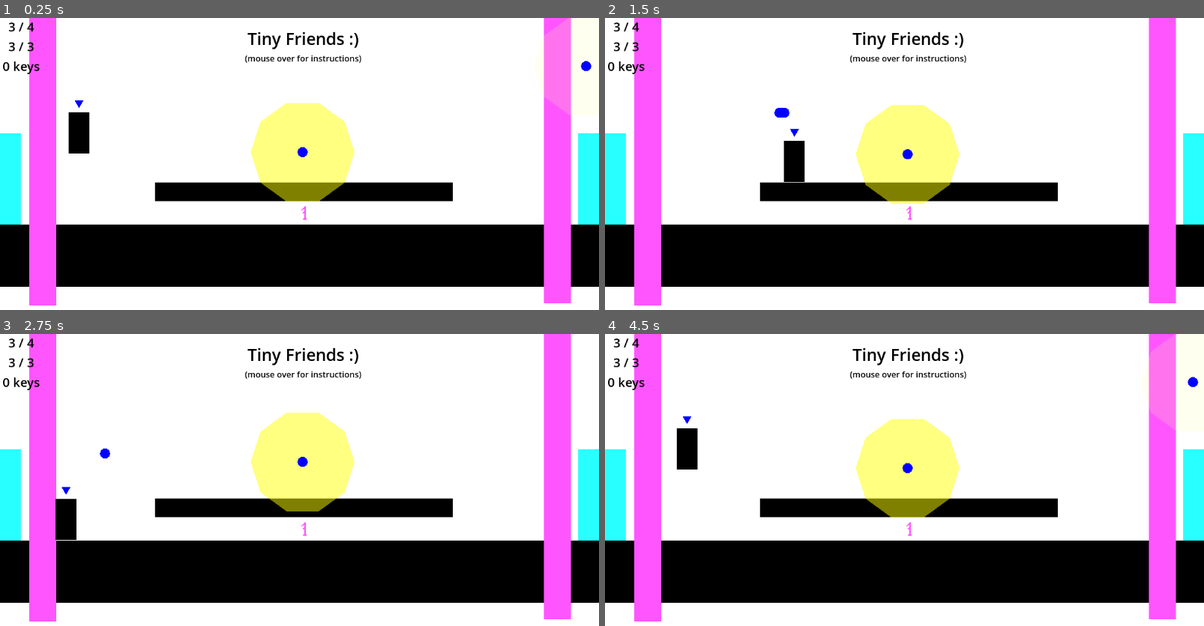
Above: before the commit, frames 1-4 (two rows, left to right).
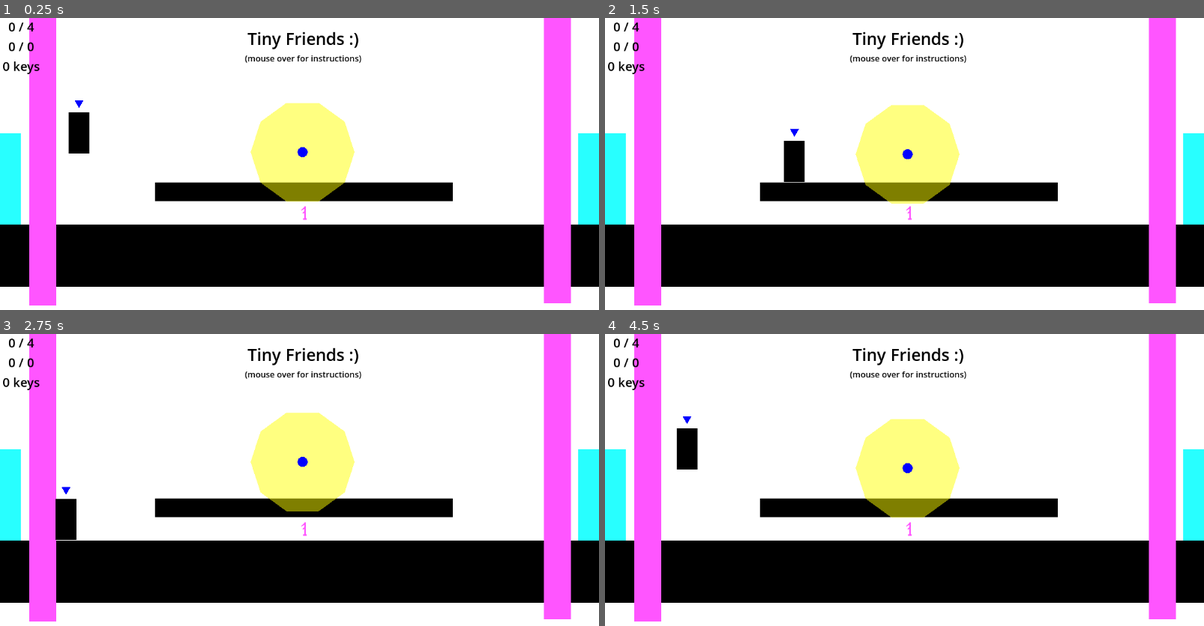
Above: after the commit, the same moments.

Repository: BaconEggsRL/ld56
Game: Godot game, scene res://game.tscn
Two runs of this game, one before a commit and one after it. Both use one fixed random seed, a clock stepped at 60 frames per second and the inputs below.
Inputs (mouse positions are in pixels of both pictures, inside the frame that each line leads up to):
- Up to frame 1 (0.25 s): no input
- Up to frame 2 (1.5 s): move the mouse to (1036, 169) at 0.52 s; hold Right (ui_right) 0.53-1.25 s; tap Ctrl (change_control) at 0.6 s; click (1036, 169) at 0.67 s; tap Space (jump) at 0.77 s; drag from (784, 201) to (1162, 149) at 1.27 s
- Up to frame 3 (2.75 s): move the mouse to (359, 427) at 2.02 s; hold Left (ui_left) from 2.03 s (still down); tap E (interact) at 2.1 s; click (359, 427) at 2.17 s
- Up to frame 4 (4.5 s): release Left (ui_left) at 2.75 s; drag from (874, 570) to (646, 465) at 2.77 s; move the mouse to (1084, 553) at 3.52 s; hold Right (ui_right) 3.53-4.25 s; tap Tab (switch_actor) at 3.6 s; click (1084, 553) at 3.67 s; tap Space (jump) at 3.77 s; tap R (restart) at 4.15 s; drag from (724, 450) to (910, 465) at 4.27 s

The runs differ from the first frame. In frame 1, 1.3% of the frame differs, in the area x 1-99%, y 0-34%; in frame 2, 0.1%; in frame 3, 0.1%; in frame 4, 1.3%.

Commit message:
silenwolf test

Diff:
--- a/game.tscn
+++ b/game.tscn
@@ -425,15 +425,12 @@
 
 [node name="friend2" parent="friends" instance=ExtResource("2_fmk3c")]
 position = Vector2(2897, 48)
-auto_attach = true
 
 [node name="friend3" parent="friends" instance=ExtResource("2_fmk3c")]
 position = Vector2(4032, 279)
-auto_attach = true
 
 [node name="friend4" parent="friends" instance=ExtResource("2_fmk3c")]
 position = Vector2(-580, 353)
-auto_attach = true
 
 [node name="respawn" type="Node2D" parent="."]
 
--- a/gameover.gd
+++ b/gameover.gd
@@ -15,11 +15,11 @@
 @onready var labels = get_tree().get_nodes_in_group("win_label")
 
 
-func _process(_delta):
-	if Input.is_action_just_released("restart"):
-		# print("restart")
-		Global.resetGlobals()
-		get_tree().reload_current_scene()
+#func _process(_delta):
+	#if Input.is_action_just_released("restart"):
+		## print("restart")
+		#Global.resetGlobals()
+		#get_tree().reload_current_scene()
 
 
 
--- a/interactions.gd
+++ b/interactions.gd
@@ -4,3 +4,7 @@
 # Called when the node enters the scene tree for the first time.
 func _ready() -> void:
 	Global.interactions = self
+
+
+func _on_wolf_control_focus_entered() -> void:
+	pass # Replace with function body.
--- /dev/null
+++ b/line_edit.gd
@@ -0,0 +1,8 @@
+extends LineEdit
+
+
+func _input(event: InputEvent):
+	if event is InputEventMouseButton and event.is_pressed() and event.button_index == 1:
+		var evLocal = make_input_local(event)
+		if !Rect2(Vector2(0,0), size).has_point(evLocal.position):
+			release_focus()
--- a/wolf_control.gd
+++ b/wolf_control.gd
@@ -6,6 +6,17 @@
 
 @onready var inc_score_button = $Button
 @onready var line_edit: LineEdit = $LineEdit
+
+var focused : bool = false
+
+
+func _process(_delta):
+	if Input.is_action_just_released("restart"):
+		if not focused:
+			# print("restart")
+			Global.resetGlobals()
+			get_tree().reload_current_scene()
+
 
 
 func _on_button_pressed() -> void:
@@ -21,4 +32,16 @@
 		SilentWolf.Scores.save_score(player_name, -score_float)
 		get_tree().change_scene_to_file("res://addons/silent_wolf/Scores/Leaderboard.tscn")
 
-	Global.resetGlobals()
+		Global.resetGlobals()
+
+
+func _on_line_edit_focus_entered() -> void:
+	print("line focus entered")
+	focused = true
+	pass # Replace with function body.
+
+
+func _on_line_edit_focus_exited() -> void:
+	print("line focus exit")
+	focused = false
+	pass # Replace with function body.
--- a/wolf_control.tscn
+++ b/wolf_control.tscn
@@ -1,6 +1,7 @@
-[gd_scene load_steps=2 format=3 uid="uid://y0atgpd3sa3u"]
+[gd_scene load_steps=3 format=3 uid="uid://y0atgpd3sa3u"]
 
 [ext_resource type="Script" path="res://wolf_control.gd" id="1_6ubji"]
+[ext_resource type="Script" path="res://line_edit.gd" id="2_bxd70"]
 
 [node name="wolf_control" type="Control"]
 layout_mode = 3
@@ -58,6 +59,10 @@
 grow_horizontal = 2
 grow_vertical = 2
 placeholder_text = "Enter Name:"
+max_length = 15
+script = ExtResource("2_bxd70")
 
 [connection signal="pressed" from="Button" to="." method="_on_button_pressed"]
 [connection signal="pressed" from="SubmitButton" to="." method="_on_submit_button_pressed"]
+[connection signal="focus_entered" from="LineEdit" to="." method="_on_line_edit_focus_entered"]
+[connection signal="focus_exited" from="LineEdit" to="." method="_on_line_edit_focus_exited"]
Not shown, changed: export_presets.cfg
Not shown, added: exports/html/test/index.apple-touch-icon.png
Not shown, added: exports/html/test/index.audio.worklet.js
Not shown, added: exports/html/test/index.html
Not shown, added: exports/html/test/index.icon.png
Not shown, added: exports/html/test/index.js
Not shown, added: exports/html/test/index.pck
Not shown, added: exports/html/test/index.png
Not shown, added: exports/html/test/index.wasm
Not shown, added: exports/html/test/index.zip
